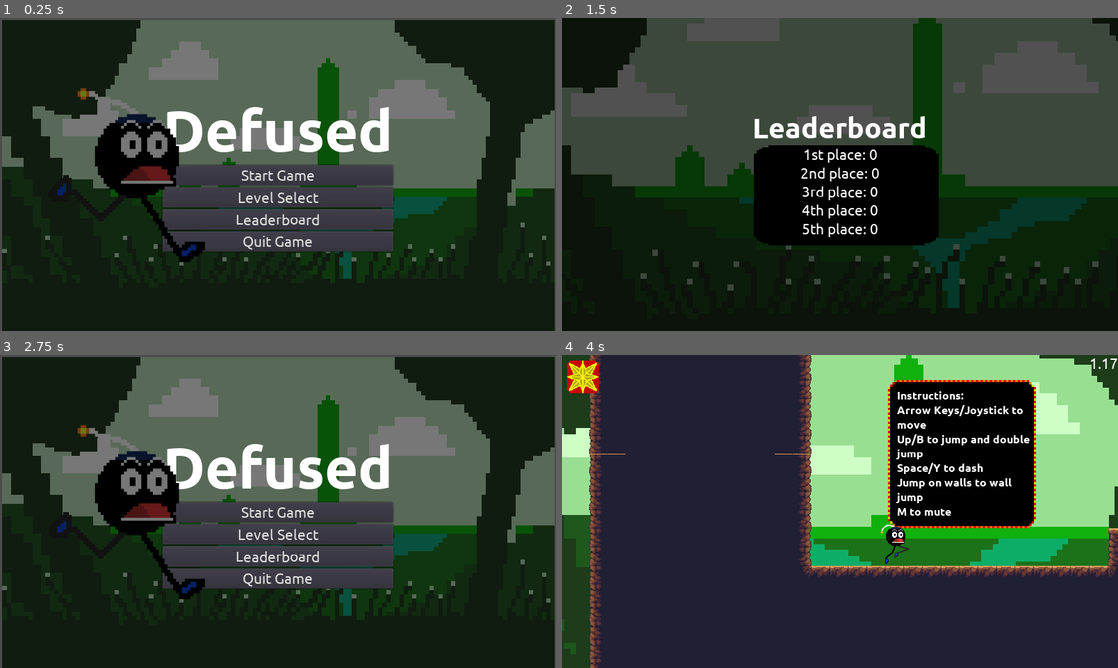
Above: before the commit, frames 1-4 (two rows, left to right).
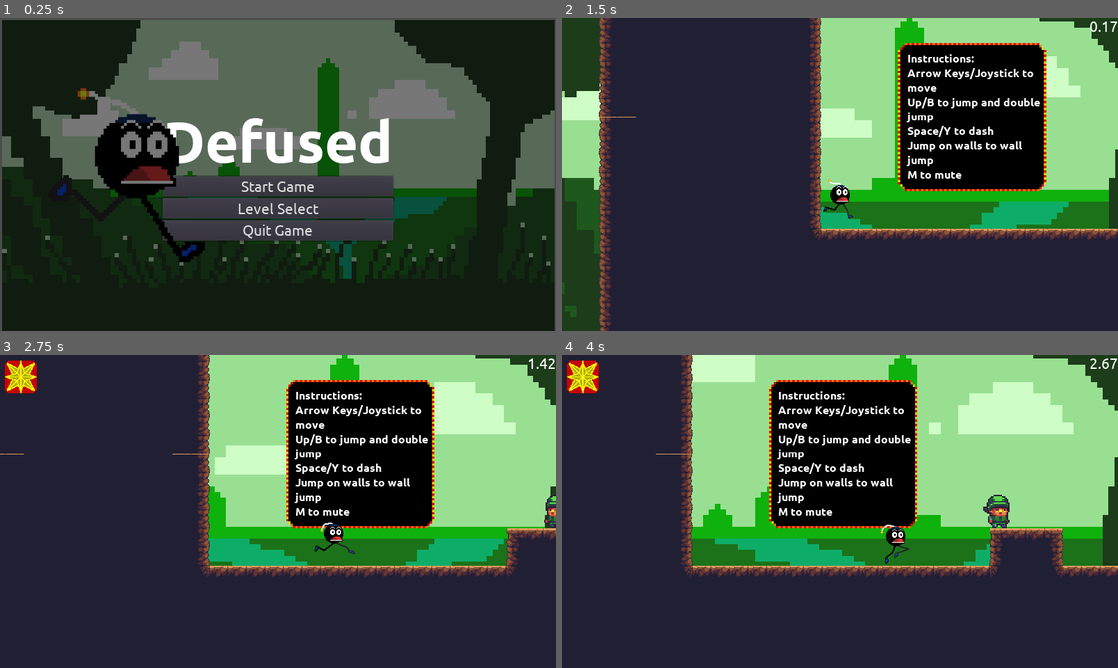
Above: after the commit, the same moments.

Repository: keshava1/defused
Game: Godot game, scene res://StartMenu.tscn
The game is run twice, just before and just after one commit, with the same random seed, the same clock (stepped at 60 frames per second) and the same inputs. The engine's default icon, where the game draws it, is replaced by a stand-in: a white triangle on a blue panel in a dark square. Sound files missing from this copy of the repository are replaced by a short silence.
Inputs (mouse positions are in pixels of both pictures, inside the frame that each line leads up to):
- Up to frame 1 (0.25 s): no input
- Up to frame 2 (1.5 s): click (840, 218) at 0.5 s, where only the run before the commit has a clickable "Leaderboard"; click (840, 187) at 1.25 s, where only the run after the commit has a clickable "Start Game"
- Up to frame 3 (2.75 s): tap Enter (ui_accept) at 2, 2.1, 2.27, 2.57 s; hold Right (ui_right) from 2.03 s (still down)
- Up to frame 4 (4 s): release Right (ui_right) at 2.75 s; click (840, 511) at 2.75 s, where only the run before the commit has a clickable "Start Game"; hold Right (ui_right) from 3.53 s (still down); tap Enter (ui_accept) at 3.6, 3.77 s

The runs differ from the first frame. In frame 1, 7.5% of the frame differs, in the area x 29-71%, y 28-75%; in frame 2, 99%, in the area x 0-100%, y 0-100%; in frame 3, 98%; in frame 4, 44%.

Commit message:
4/24

Diff:
--- a/Project 1 Platformer Git/Scenes/World8.tscn
+++ b/Project 1 Platformer Git/Scenes/World8.tscn
@@ -271,7 +271,7 @@
 
 [node name="WorldComplete" parent="." instance=ExtResource( 6 )]
 position = Vector2( 1289, 545 )
-next_world = "res://Scenes/Scoring.tscn"
+next_world = "res://StartMenu.tscn"
 
 [node name="Node2D" type="Node2D" parent="."]
 
--- a/Project 1 Platformer Git/StartMenu.tscn
+++ b/Project 1 Platformer Git/StartMenu.tscn
@@ -23,9 +23,9 @@
 
 [node name="VBoxContainer" type="VBoxContainer" parent="CenterContainer"]
 margin_left = 280.0
-margin_top = 133.0
+margin_top = 153.0
 margin_right = 680.0
-margin_bottom = 406.0
+margin_bottom = 386.0
 
 [node name="Title" type="Label" parent="CenterContainer/VBoxContainer"]
 margin_right = 400.0
@@ -48,22 +48,23 @@
 custom_fonts/font = ExtResource( 3 )
 text = "Level Select"
 
-[node name="Leaderboard" type="Button" parent="CenterContainer/VBoxContainer"]
+[node name="QuitGame" type="Button" parent="CenterContainer/VBoxContainer"]
 margin_top = 197.0
 margin_right = 400.0
 margin_bottom = 233.0
+custom_fonts/font = ExtResource( 3 )
+text = "Quit Game"
+
+[node name="Leaderboard" type="Button" parent="CenterContainer/VBoxContainer"]
+visible = false
+margin_top = 237.0
+margin_right = 400.0
+margin_bottom = 273.0
 custom_fonts/font = ExtResource( 3 )
 text = "Leaderboard"
 __meta__ = {
 "_edit_use_anchors_": false
 }
-
-[node name="QuitGame" type="Button" parent="CenterContainer/VBoxContainer"]
-margin_top = 237.0
-margin_right = 400.0
-margin_bottom = 273.0
-custom_fonts/font = ExtResource( 3 )
-text = "Quit Game"
 
 [node name="Node2D" type="Node2D" parent="."]
 modulate = Color( 0.470588, 0.470588, 0.470588, 1 )
Not shown: 1 places in Project 1 Platformer Git/StartMenu.tscn that only renumber resources
